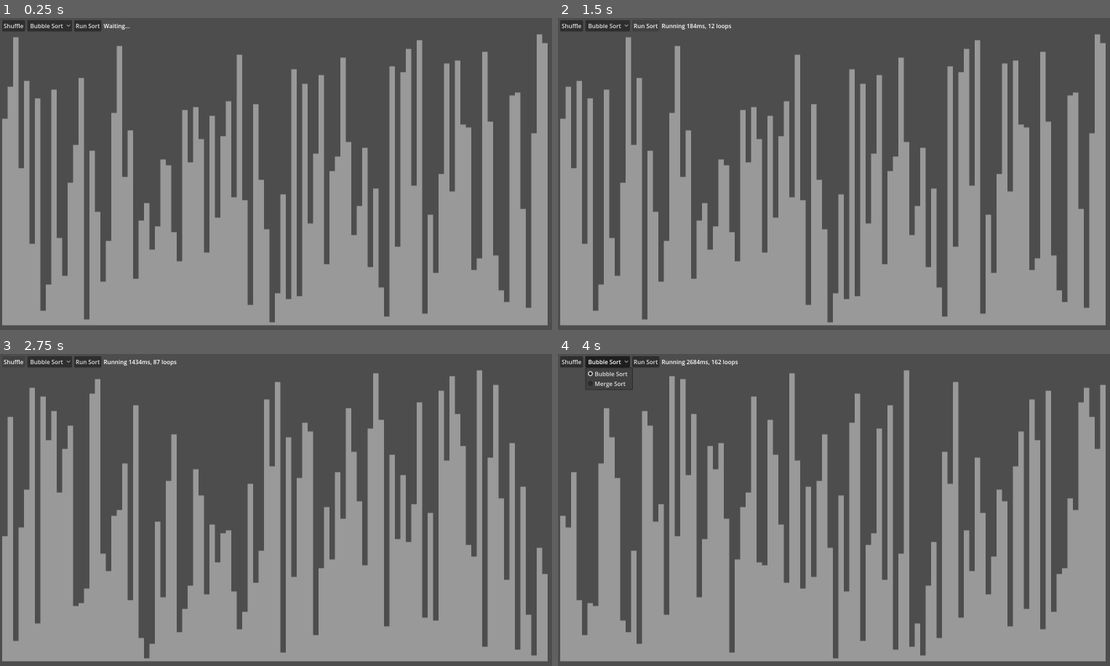
Above: before the commit, frames 1-4 (two rows, left to right).
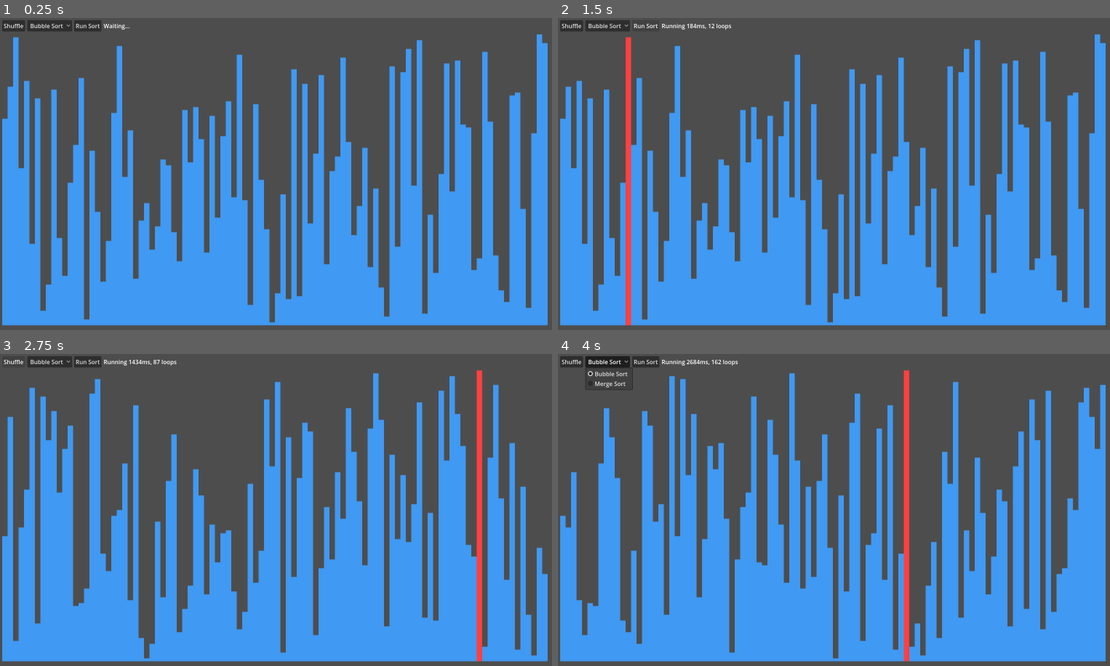
Above: after the commit, the same moments.

Repository: jiro4989/sort_visualizer
Game: Godot game, scene res://src/main.tscn
Same seed, same stepped clock (60 frames per second), same inputs: the game is played once before the commit and once after it.
Inputs:
- Up to frame 1 (0.25 s): no input
- Up to frame 2 (1.5 s): click "Bubble Sort" at 0.5 s; click "Run Sort" at 1.25 s
- Up to frame 3 (2.75 s): click "Shuffle" at 2 s
- Up to frame 4 (4 s): click "Shuffle" at 2.75 s; click "Bubble Sort" at 3.5 s

The runs differ from the first frame. In frame 1, 48% of the frame differs, in the area x 0-100%, y 5-99%; in frame 2, 48%; in frame 3, 48%; in frame 4, 48%.

Commit message:
fix: 選択中の要素をハイライトする実装を追加

Diff:
--- a/src/main.gd
+++ b/src/main.gd
@@ -11,6 +11,8 @@
 const VISUALIZATION_AREA_HEIGHT: int = 900 - BUTTON_HEIGHT - MARGIN_SIZE * 2
 const BAR_WIDTH: int = floori(float(VISUALIZATION_AREA_WIDTH) / MAX_SIZE)
 const BAR_HEIGHT: int = floori(float(VISUALIZATION_AREA_HEIGHT) / MAX_SIZE)
+const BAR_DEFAULT_COLOR: Color = Color(0.25, 0.6, 0.95, 1.0)
+const BAR_SELECTED_COLOR: Color = Color(1.0, 0.25, 0.25, 1.0)
 var sort_values: Array[int] = []
 var panels: Array[Panel] = []
 
@@ -38,12 +40,7 @@
 		panel.size_flags_horizontal = Control.SIZE_EXPAND_FILL
 
 		# panel の角を丸めない
-		var style_box := StyleBoxFlat.new()
-		style_box.corner_radius_top_left = 0
-		style_box.corner_radius_top_right = 0
-		style_box.corner_radius_bottom_right = 0
-		style_box.corner_radius_bottom_left = 0
-		panel.add_theme_stylebox_override("panel", style_box)
+		apply_panel_style(panel, BAR_DEFAULT_COLOR)
 
 		column.add_child(panel)
 		panels.append(panel)
@@ -66,6 +63,8 @@
 	for i in sort_values.size() - 1:
 		for j in range(0, sort_values.size() - i - 1):
 			loop_count += 1
+			highlight_panel(j+1) # j+1 の位置の Panel だけ背景色を赤にする
+
 			if sort_values[j] > sort_values[j + 1]:
 				var temp: int = sort_values[j]
 				sort_values[j] = sort_values[j + 1]
@@ -74,6 +73,8 @@
 
 			status_label.text = create_status_text("Running", start_time, loop_count)
 			await get_tree().create_timer(0.01).timeout
+
+	highlight_panel(-1) # 全ての Panel の背景色をデフォルトに戻すため、範囲外の数値を渡す
 	status_label.text = create_status_text("Done", start_time, loop_count)
 
 func merge_sort() -> void:
@@ -83,6 +84,20 @@
 	for i in range(MAX_SIZE):
 		panels[i].custom_minimum_size = Vector2(0, BAR_HEIGHT * sort_values[i])
 
+func highlight_panel(selected_index: int) -> void:
+	for i in range(panels.size()):
+		var color: Color = BAR_SELECTED_COLOR if i == selected_index else BAR_DEFAULT_COLOR
+		apply_panel_style(panels[i], color)
+
+func apply_panel_style(panel: Panel, color: Color) -> void:
+	var style_box := StyleBoxFlat.new()
+	style_box.bg_color = color
+	style_box.corner_radius_top_left = 0
+	style_box.corner_radius_top_right = 0
+	style_box.corner_radius_bottom_right = 0
+	style_box.corner_radius_bottom_left = 0
+	panel.add_theme_stylebox_override("panel", style_box)
+
 func create_status_text(text: String, start_time: float, loop_count: int) -> String:
 	var elapsed_time: float = Time.get_ticks_msec() - start_time
 	return "%s %dms, %d loops" % [text, elapsed_time, loop_count]
